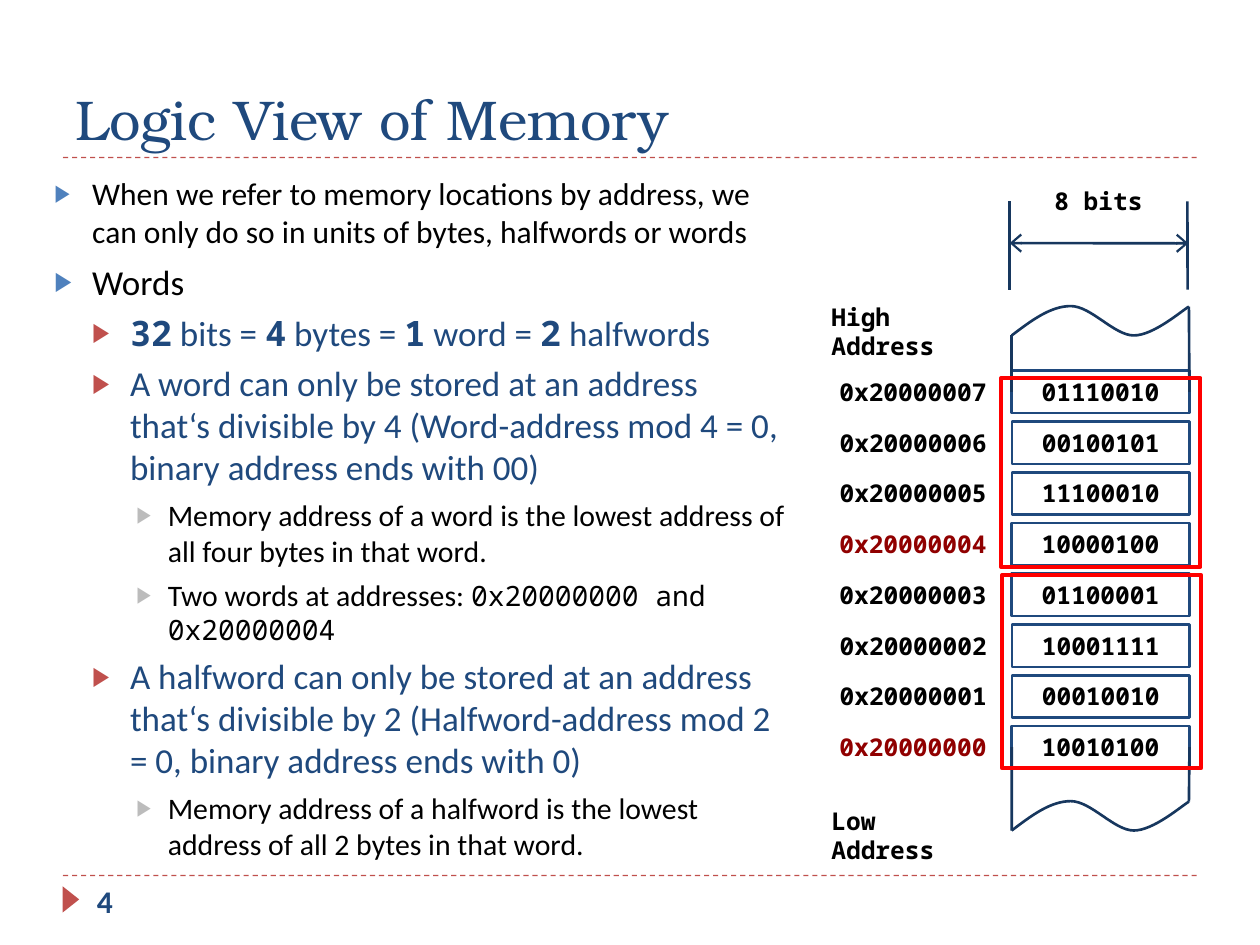
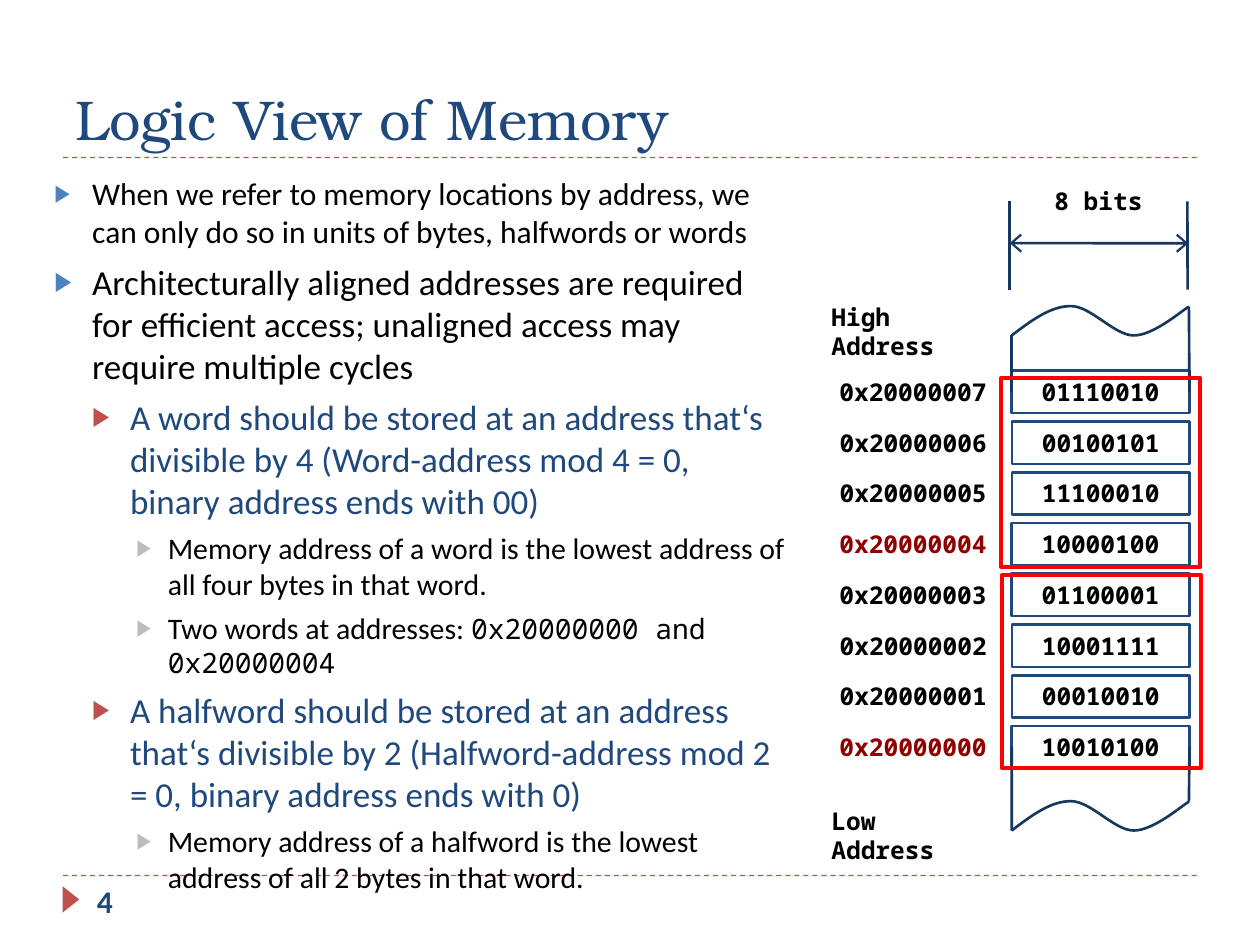
Before and after one commit to guhofstra/CSC111Sp26, a slide deck: slide 4 of PPTs/Ch5_ARM_Load_Store.pptx. Drawn at 1260x945 pixels with LibreOffice and Linux fonts; fonts in the diff are those of the drawing. Boxes give left, top, right and bottom in pixels: in the first picture for what was removed or moved away, otherwise in the second. Text is boxed around its words. In the diff, an @@ line names an element or a change of style, - is before the commit and + after.

```diff
--- a/PPTs/Ch5_ARM_Load_Store.pptx
+++ b/PPTs/Ch5_ARM_Load_Store.pptx
@@ text at [92,270,763,520]: text changed; text colour #1F497D to #000000 @@
-▶ Words
-  ▶ 32 bits = 4 bytes = 1 word = 2 halfwords
-  ▶ A word can only be stored at an address that‘s divisible by 4 (Word-address mod 4 = 0, binary address ends with 00)
+▶ Architecturally aligned addresses are required for efficient access; unaligned access may require multiple cycles
+  ▶ A word should be stored at an address that‘s divisible by 4 (Word-address mod 4 = 0, binary address ends with 00)
@@ text at [130,698,771,813]: text changed @@
-  ▶ A halfword can only be stored at an address that‘s divisible by 2 (Halfword-address mod 2 = 0, binary address ends with 0)
+  ▶ A halfword should be stored at an address that‘s divisible by 2 (Halfword-address mod 2 = 0, binary address ends with 0)
```
Also in this commit, not shown: 10 other slides changed, 1 other file.
